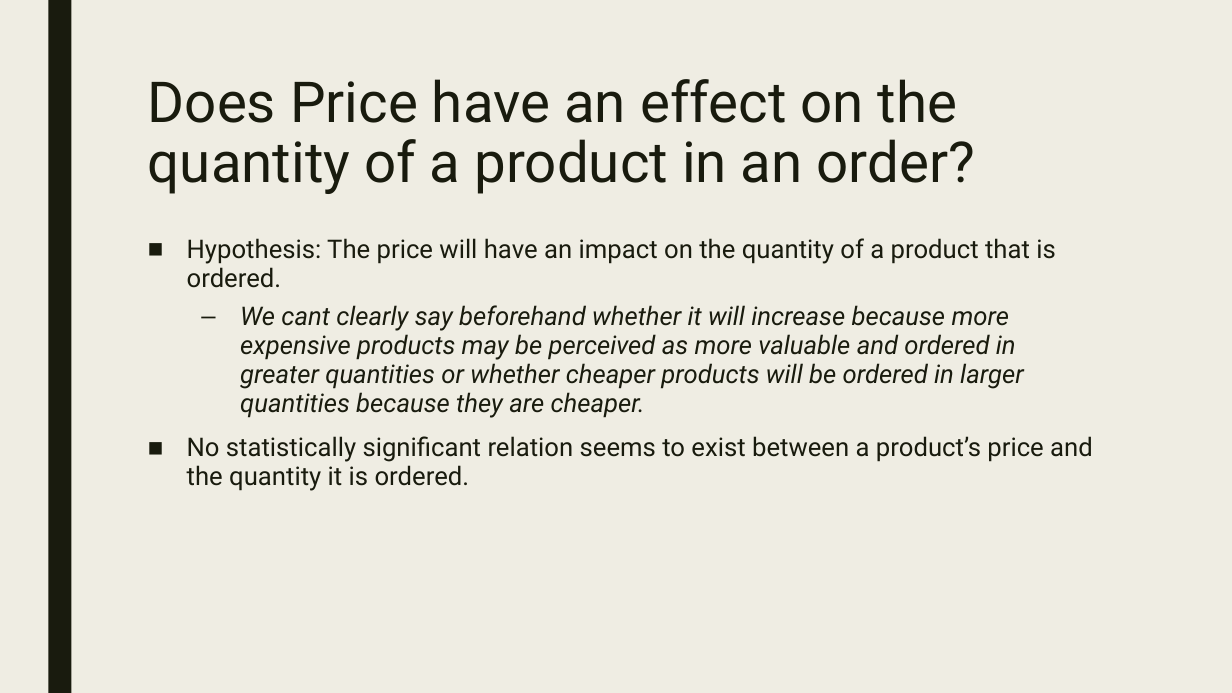
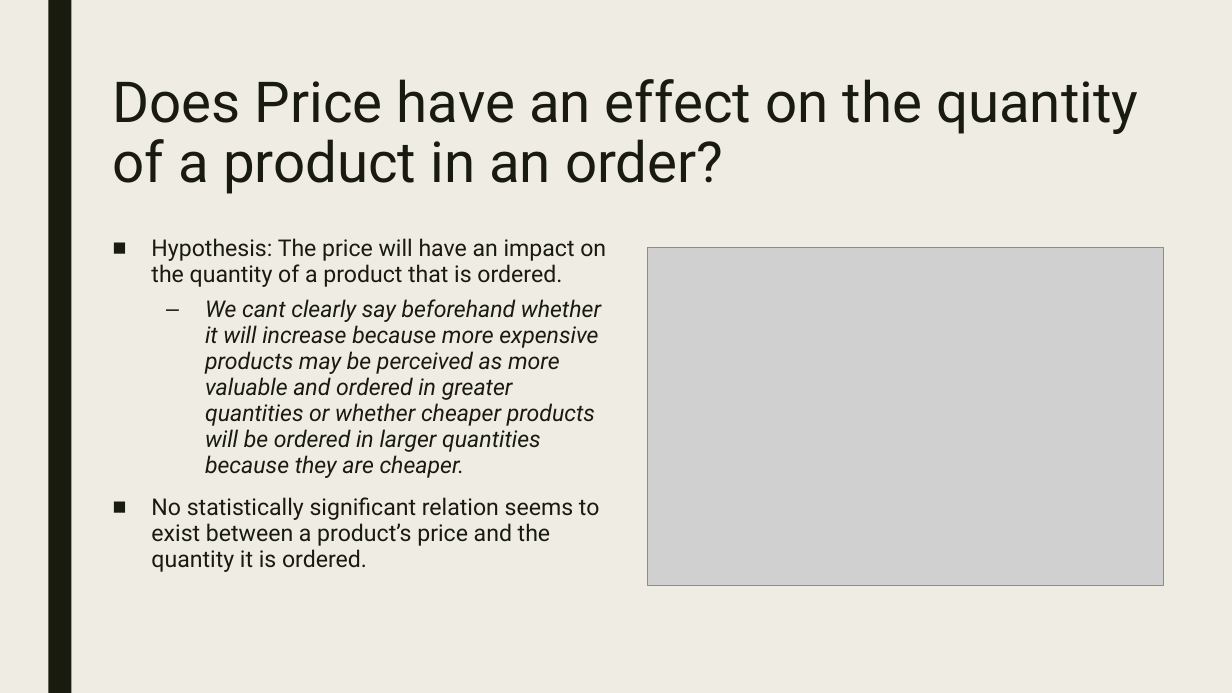
Before and after one commit to Shin-pete/dsc-2-final-project-online-ds-ft-100118, a slide deck: slide 3 of Northwind_presentation.pptx. Drawn at 1232x693 pixels with LibreOffice and Linux fonts; fonts in the diff are those of the drawing; grey boxes stand for pictures. Boxes give left, top, right and bottom in pixels: in the first picture for what was removed or moved away, otherwise in the second. Text is boxed around its words. In the diff, an @@ line names an element or a change of style, - is before the commit and + after.

```diff
--- a/Northwind_presentation.pptx
+++ b/Northwind_presentation.pptx
@@ title "Does Price have an effect ..." rewrapped from <box>148,79,975,194</box> to <box>113,79,1138,194</box> @@
@@ text "Hypothesis: The price will have ...": place and size @@
-text "Hypothesis: The price will have ..." at <box>187,238,1093,491</box>
+text "Hypothesis: The price will have ..." at <box>151,238,606,572</box>
@@ text "Hypothesis: The price will have ..." at <box>151,238,606,572</box>: size 20 to 18 pt @@
@@ picture added at <box>648,248,1164,586</box> @@
```
Also in this commit, not shown: 3 other slides changed, 1 other file.
